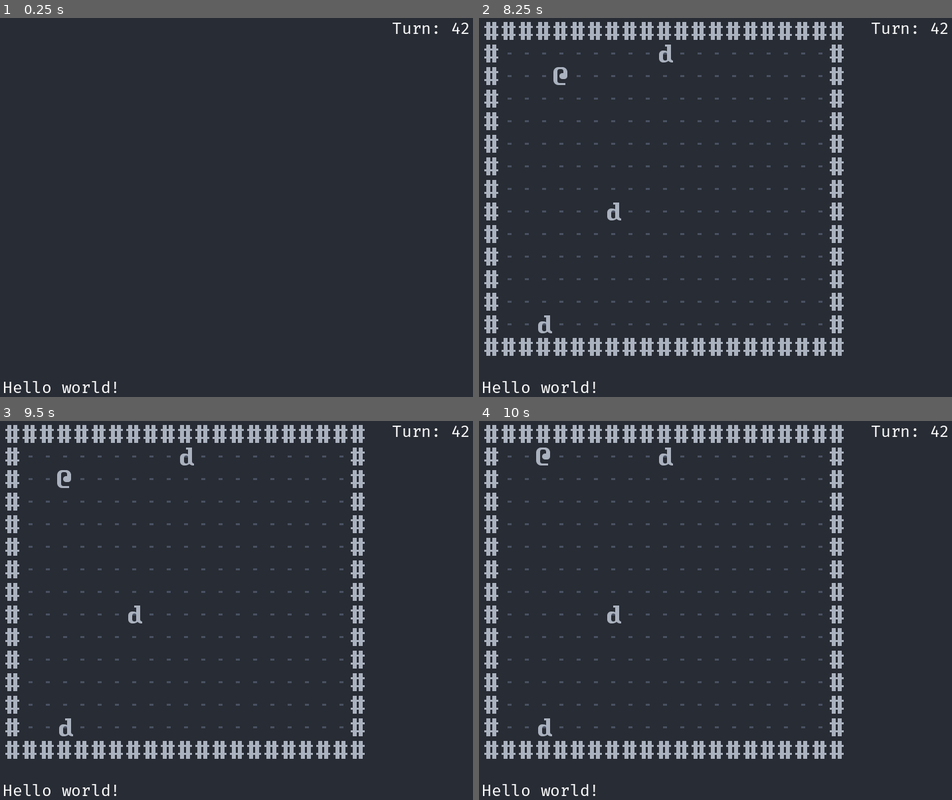
Above: before the commit, frames 1-4 (two rows, left to right).
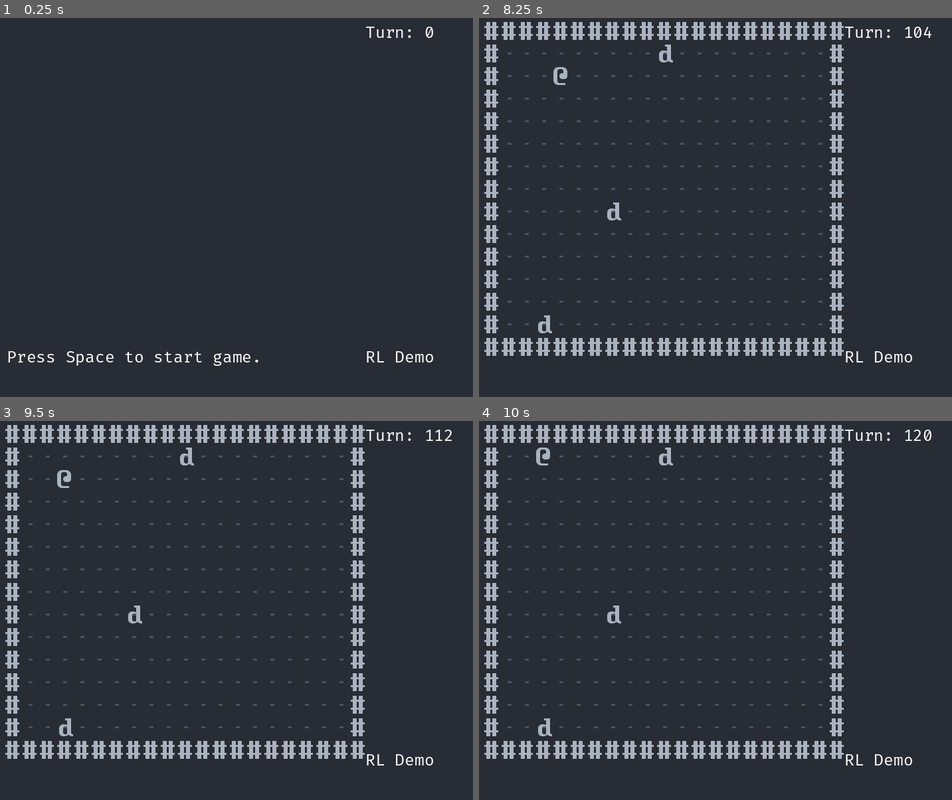
Above: after the commit, the same moments.

Repository: dave470003/froxis
Game: Godot game, scene res://scene/main/MainScene.tscn
The game is run twice, just before and just after one commit, with the same random seed, the same clock (stepped at 60 frames per second) and the same inputs.
Inputs:
- Up to frame 1 (0.25 s): no input
- Up to frame 2 (8.25 s): tap Space (init_world) at 0.5, 0.6, 1.25, 1.35, 2.1, 2.75, 2.85, 3.6, 4.25, 4.35, 5.1, 5.85, 6.6, 7.35, 8.1 s; hold Right (move_right) 0.53-1.28 s; hold Down (move_down) 1.28-2.03 s; tap Enter at 2, 3.5 s; hold Right (move_right) 2.03-2.78 s; hold Up (move_up) 2.78-3.53 s; hold Left (move_left) 3.53-5.03 s; hold Down (move_down) 5.03-5.78 s; hold Right (move_right) 5.78-6.53 s; hold Up (move_up) 6.53-7.28 s; hold Right (move_right) 7.28-8.03 s; hold Down (move_down) from 8.03 s (still down)
- Up to frame 3 (9.5 s): release Down (move_down) at 8.78 s; hold Left (move_left) from 8.78 s (still down); tap Space (init_world) at 8.85 s
- Up to frame 4 (10 s): release Left (move_left) at 9.53 s; hold Up (move_up) from 9.53 s (still down); tap Space (init_world) at 9.6 s

The runs differ from the first frame. In frame 1, 1.1% of the frame differs, in the area x 0-100%, y 1-99%; in frame 2, 0.6%; in frame 3, 0.6%; in frame 4, 0.6%.

Commit message:
Wiki step 8

Diff:
--- a/scene/main/EnemyAI.gd
+++ b/scene/main/EnemyAI.gd
@@ -5,6 +5,8 @@
 var _ref_Schedule: Schedule
 var _new_GroupName := preload("res://library/GroupName.gd").new()
 var _new_ConvertCoord := preload("res://library/ConvertCoord.gd").new()
+
+signal enemy_warned
 
 # Called when the node enters the scene tree for the first time.
 func _ready():
@@ -22,7 +24,7 @@
 	var _pc = _ref_Schedule._actors[0]
 
 	if _pc_is_close(_pc, current_sprite):
-		print("Too close!")
+		enemy_warned.emit("Urist McRogueliker is scared!")
 	_ref_Schedule.end_turn()
 
 func _pc_is_close(source: Sprite2D, target: Sprite2D) -> bool:
--- /dev/null
+++ b/scene/main/GUIText.tscn
@@ -0,0 +1,7 @@
+[gd_scene load_steps=2 format=3 uid="uid://c0i6fvkncwr2i"]
+
+[ext_resource type="Theme" uid="uid://6wwc8qstr4f2" path="res://scene/main/FiraTheme.tres" id="1_dadyd"]
+
+[node name="Modeline" type="Label"]
+theme = ExtResource("1_dadyd")
+text = "Modeline"
--- a/scene/main/MainGUI.tscn
+++ b/scene/main/MainGUI.tscn
@@ -1,32 +1,35 @@
-[gd_scene load_steps=2 format=3 uid="uid://dpl6chwdfk2qh"]
+[gd_scene load_steps=5 format=3 uid="uid://dpl6chwdfk2qh"]
 
 [ext_resource type="Theme" uid="uid://6wwc8qstr4f2" path="res://scene/main/FiraTheme.tres" id="1_wwogm"]
+[ext_resource type="PackedScene" uid="uid://c0i6fvkncwr2i" path="res://scene/main/GUIText.tscn" id="2_07pmd"]
+[ext_resource type="Script" path="res://scene/main/Modeline.gd" id="3_dx6ku"]
+[ext_resource type="Script" path="res://scene/main/SidebarVBoxContainer.gd" id="3_y2vix"]
 
-[node name="MainGUI" type="Control"]
-layout_mode = 3
-anchors_preset = 0
+[node name="MainGUI" type="MarginContainer"]
 offset_right = 800.0
 offset_bottom = 600.0
 theme = ExtResource("1_wwogm")
 
-[node name="Bottom" type="Label" parent="."]
-layout_mode = 1
-anchors_preset = 2
-anchor_top = 1.0
-anchor_bottom = 1.0
-offset_left = 34.0
-offset_top = -25.0
-offset_right = 214.0
-offset_bottom = 6.0
-grow_vertical = 0
-pivot_offset = Vector2(2.08165e-12, 2.08165e-12)
-text = "Hello world!
+[node name="MainHBoxContainer" type="HBoxContainer" parent="."]
+layout_mode = 2
+
+[node name="Modeline" parent="MainHBoxContainer" instance=ExtResource("2_07pmd")]
+layout_mode = 2
+size_flags_horizontal = 3
+size_flags_vertical = 8
+script = ExtResource("3_dx6ku")
+
+[node name="SidebarVBoxContainer" type="VBoxContainer" parent="MainHBoxContainer"]
+custom_minimum_size = Vector2(180, 2.08165e-12)
+layout_mode = 2
+script = ExtResource("3_y2vix")
+
+[node name="Turn" parent="MainHBoxContainer/SidebarVBoxContainer" instance=ExtResource("2_07pmd")]
+layout_mode = 2
+size_flags_vertical = 3
+text = "Turn
 "
 
-[node name="Sidebar" type="Label" parent="."]
-layout_mode = 0
-offset_left = 620.0
-offset_top = 34.0
-offset_right = 684.0
-offset_bottom = 57.0
-text = "Turn: 42"
+[node name="Help" parent="MainHBoxContainer/SidebarVBoxContainer" instance=ExtResource("2_07pmd")]
+layout_mode = 2
+text = "Help"
--- a/scene/main/MainScene.tscn
+++ b/scene/main/MainScene.tscn
@@ -17,6 +17,14 @@
 script = ExtResource("1_2yf6q")
 
 [node name="MainGUI" parent="." instance=ExtResource("2_qbref")]
+offset_left = 20.0
+offset_top = 20.0
+offset_right = 780.0
+offset_bottom = 580.0
+theme_override_constants/margin_left = 20
+theme_override_constants/margin_top = 20
+theme_override_constants/margin_right = 20
+theme_override_constants/margin_bottom = 20
 
 [node name="PCMove" type="Node2D" parent="."]
 script = ExtResource("3_s2owl")
--- /dev/null
+++ b/scene/main/Modeline.gd
@@ -0,0 +1,32 @@
+extends Label
+
+var _new_GroupName := preload("res://library/GroupName.gd").new()
+
+# Called when the node enters the scene tree for the first time.
+func _ready():
+	get_node("../../../Schedule").turn_ended.connect(_on_Schedule_turn_ended)
+	get_node("../../../EnemyAI").enemy_warned.connect(_on_EnemyAI_enemy_warned)
+	get_node("../../../PCMove").pc_moved.connect(_on_PCMove_pc_moved)
+	get_node("../../../PCMove/PCAttack").pc_attacked.connect(_on_PCAttack_pc_attacked)
+	text = "Press Space to start game."
+
+
+# Called every frame. 'delta' is the elapsed time since the previous frame.
+func _process(delta):
+	pass
+
+func _on_Schedule_turn_ended(current_sprite: Sprite2D) -> void:
+	if current_sprite.is_in_group(_new_GroupName.PC):
+		text = ""
+
+
+func _on_EnemyAI_enemy_warned(message: String) -> void:
+	text = message
+
+
+func _on_PCMove_pc_moved(message: String) -> void:
+	text = message
+
+
+func _on_PCAttack_pc_attacked(message: String) -> void:
+	text = message
--- a/scene/main/PCAttack.gd
+++ b/scene/main/PCAttack.gd
@@ -7,6 +7,8 @@
 var _ref_DungeonBoard: DungeonBoard
 var _ref_RemoveObject: RemoveObject
 var _ref_Schedule: Schedule
+
+signal pc_attacked
 
 # Called when the node enters the scene tree for the first time.
 func _ready():
@@ -20,6 +22,6 @@
 func attack(group_name: String, x: int, y: int) -> void:
 	if not _ref_DungeonBoard.has_sprite(group_name, x, y):
 		return
-	print("Attack.")
+	pc_attacked.emit("You kill Urist McRogueliker! :(")
 	_ref_RemoveObject.remove(group_name, x, y)
 	_ref_Schedule.end_turn()
--- a/scene/main/PCMove.gd
+++ b/scene/main/PCMove.gd
@@ -11,6 +11,8 @@
 var _ref_Schedule: Schedule
 var _ref_DungeonBoard: DungeonBoard
 var _pc: Sprite2D
+
+signal pc_moved(message)
 
 # Called when the node enters the scene tree for the first time.
 func _ready():
@@ -55,9 +57,9 @@
 
 func _try_move(x: int, y: int) -> void:
 	if not _ref_DungeonBoard.is_inside_dungeon(x, y):
-		print("Cannot leave dungeon.")
+		pc_moved.emit("Cannot leave dungeon.")
 	elif _ref_DungeonBoard.has_sprite(_new_GroupName.WALL, x, y):
-		print("Cannot pass wall.")
+		pc_moved.emit("Cannot pass wall.")
 	elif _ref_DungeonBoard.has_sprite(_new_GroupName.DWARF, x, y):
 		set_process_unhandled_input(false)
 		get_node(PC_ATTACK).attack(_new_GroupName.DWARF, x, y)
--- a/scene/main/Schedule.gd
+++ b/scene/main/Schedule.gd
@@ -1,6 +1,7 @@
 extends Node2D
 
 signal turn_started(current_sprite)
+signal turn_ended(current_sprite)
 
 var _pointer: int = 0
 var _new_GroupName := preload("res://library/GroupName.gd").new()
@@ -24,6 +25,7 @@
 
 func end_turn() -> void:
 	# print("{0}: End turn.".format([_get_current().name]))
+	turn_ended.emit(_get_current())
 	_goto_next()
 	turn_started.emit(_get_current())
 
--- /dev/null
+++ b/scene/main/SidebarVBoxContainer.gd
@@ -0,0 +1,28 @@
+extends VBoxContainer
+
+var _turn_counter: int = 0
+var _turn_text: String = "Turn: {0}"
+var _new_GroupName := preload("res://library/GroupName.gd").new()
+
+@onready var _label_help: Label = get_node("Help")
+@onready var _label_turn: Label = get_node("Turn")
+
+
+func _ready() -> void:
+	get_node("../../../Schedule").turn_started.connect(_on_Schedule_turn_started)
+	_label_help.text = "RL Demo"
+	_update_turn()
+
+
+func _on_Schedule_turn_started(current_sprite: Sprite2D) -> void:
+	if current_sprite.is_in_group(_new_GroupName.PC):
+		_turn_counter += 1
+		_update_turn()
+
+
+func _update_turn() -> void:
+	_label_turn.text = _turn_text.format([_turn_counter])
+
+# Called every frame. 'delta' is the elapsed time since the previous frame.
+func _process(delta):
+	pass
